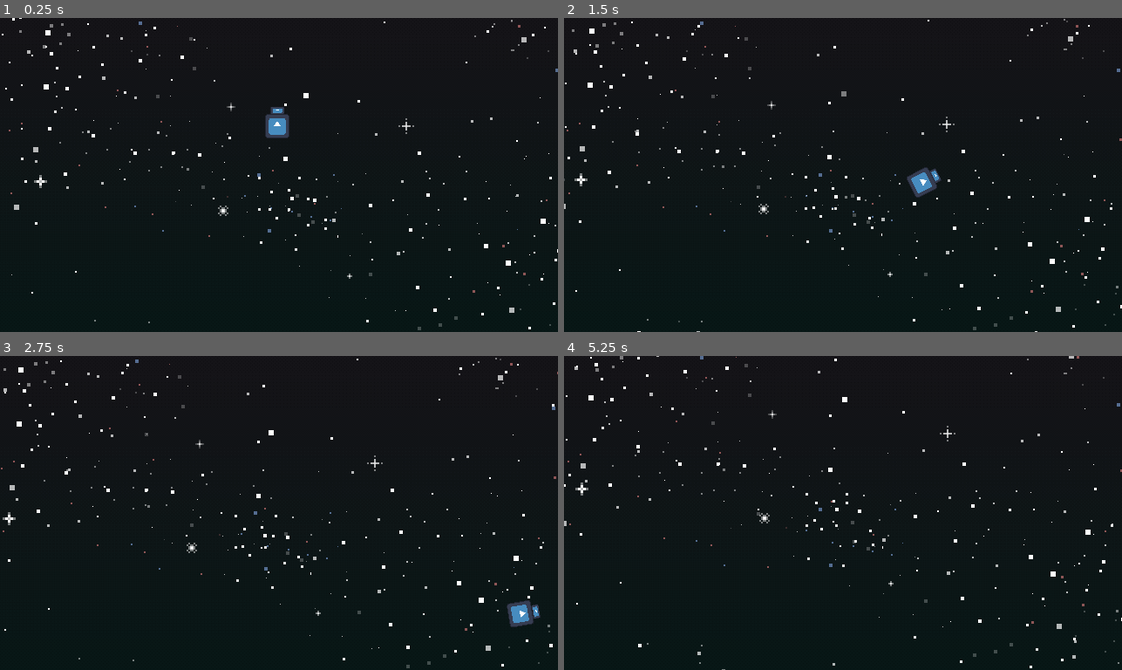
Above: before the commit, frames 1-4 (two rows, left to right).
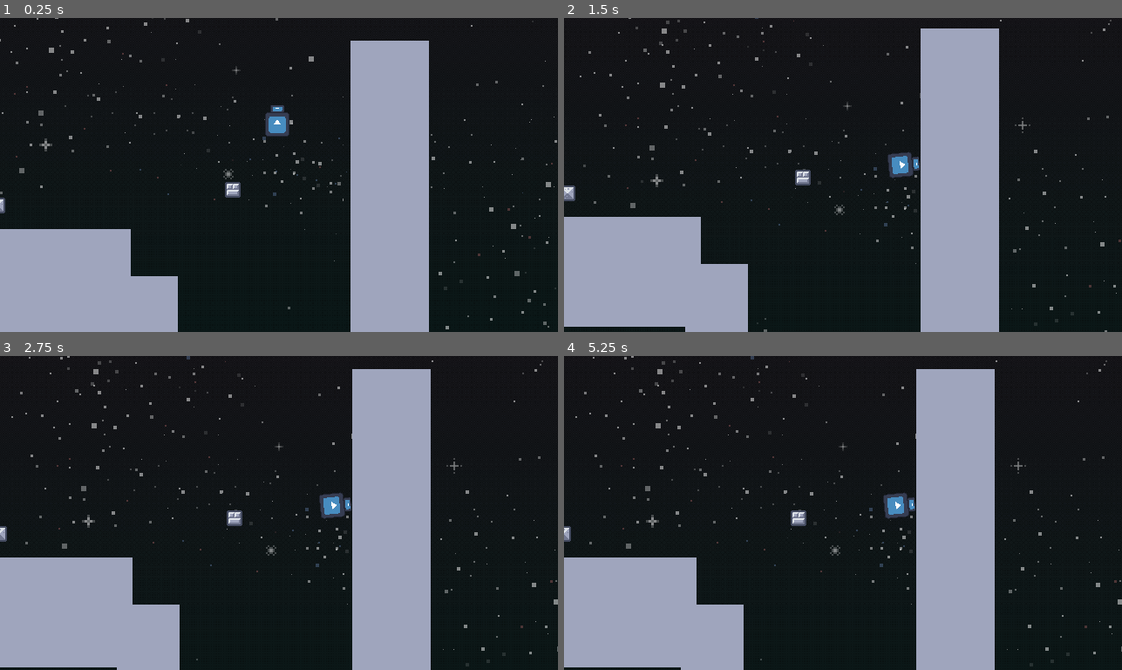
Above: after the commit, the same moments.

Repository: IvanoiuPetrut/touchdown
Game: Godot game, scene res://scenes/game.tscn
Two runs of this game, one before a commit and one after it. Both use one fixed random seed, a clock stepped at 60 frames per second and the inputs below. The engine's default icon, where the game draws it, is replaced by a stand-in: a white triangle on a blue panel in a dark square.
Inputs:
- Up to frame 1 (0.25 s): no input
- Up to frame 2 (1.5 s): hold E (rotate_right) 0.53-1.28 s; hold Space (boost) 0.53-1.28 s; hold Q (rotate_left) from 1.28 s (still down); tap Space (boost) at 1.35 s
- Up to frame 3 (2.75 s): release Q (rotate_left) at 2.03 s; hold E (rotate_right) from 2.03 s (still down); hold Space (boost) from 2.03 s (still down)
- Up to frame 4 (5.25 s): release Space (boost) at 2.78 s; tap Space (boost) at 2.85, 4.35 s; release E (rotate_right) at 3.53 s; hold Space (boost) 3.53-4.28 s; hold Q (rotate_left) from 3.53 s (still down); hold Space (boost) from 5.03 s (still down)

The runs differ from the first frame. In frame 1, 24% of the frame differs, in the area x 0-100%, y 0-100%; in frame 2, 26%; in frame 3, 26%; in frame 4, 26%.

Commit message:
fix: bg follow player

Diff:
--- a/scenes/game.tscn
+++ b/scenes/game.tscn
@@ -1,9 +1,10 @@
-[gd_scene load_steps=6 format=3 uid="uid://ckkxv2wa177uq"]
+[gd_scene load_steps=7 format=3 uid="uid://ckkxv2wa177uq"]
 
 [ext_resource type="Script" uid="uid://cicf7o51mr7vt" path="res://scripts/game_manager.gd" id="1_iywne"]
 [ext_resource type="PackedScene" uid="uid://ff3q6eymtcbm" path="res://scenes/game_ui.tscn" id="1_lbhrr"]
 [ext_resource type="PackedScene" uid="uid://chrsbtyr7g8th" path="res://scenes/player.tscn" id="1_uwrxv"]
 [ext_resource type="PackedScene" uid="uid://d1b3nc4whww66" path="res://scenes/menu_ui.tscn" id="3_p57ef"]
+[ext_resource type="PackedScene" uid="uid://3puw11sl6r4d" path="res://scenes/levels/world_1/level_1.tscn" id="4_p57ef"]
 [ext_resource type="PackedScene" uid="uid://cmvjs4nec4841" path="res://scenes/game_background.tscn" id="5_iywne"]
 
 [node name="GameController" type="Node"]
@@ -12,17 +13,19 @@
 [node name="World2D" type="Node2D" parent="."]
 unique_name_in_owner = true
 
-[node name="Camera2D" type="Camera2D" parent="World2D"]
-position = Vector2(316, -181)
-position_smoothing_enabled = true
-
 [node name="GameBackground" parent="World2D" instance=ExtResource("5_iywne")]
 position = Vector2(-12, -363)
 
 [node name="Player" parent="World2D" instance=ExtResource("1_uwrxv")]
 unique_name_in_owner = true
 z_index = 5
-position = Vector2(314, -229)
+position = Vector2(596, -322)
+
+[node name="Camera2D" type="Camera2D" parent="World2D/Player"]
+position = Vector2(2, 48)
+position_smoothing_enabled = true
+
+[node name="Level1" parent="." instance=ExtResource("4_p57ef")]
 
 [node name="GUI" type="Control" parent="."]
 visible = false
--- a/scenes/game_background.tscn
+++ b/scenes/game_background.tscn
@@ -115,10 +115,12 @@
 
 [node name="Background" type="Sprite2D" parent="."]
 material = SubResource("ShaderMaterial_t5xlc")
-position = Vector2(318, 182)
+position = Vector2(349, 230)
+scale = Vector2(1.40217, 1.40217)
 texture = ExtResource("2_3yisv")
 
 [node name="Node2D" type="Node2D" parent="."]
+modulate = Color(1, 1, 1, 0.490196)
 position = Vector2(333, 185)
 
 [node name="BlueStars" type="Sprite2D" parent="Node2D"]
--- a/scenes/landingPad.tscn
+++ b/scenes/landingPad.tscn
@@ -16,6 +16,7 @@
 color = Color(0.372549, 0.462745, 0.498039, 1)
 
 [node name="LandingPad" type="ColorRect" parent="."]
+visible = false
 offset_left = -100.0
 offset_top = -30.0
 offset_right = 100.0
--- a/scripts/game_background.gd
+++ b/scripts/game_background.gd
@@ -18,6 +18,8 @@
 var base_positions = []
 
 func _ready() -> void:
+	# Set the middle of this node to the player's position
+	_follow_player()
 	# Setup parallax layers with different movement factors
 	parallax_layers = [
 		{"sprite": blue_stars, "factor": 0.02},
@@ -38,6 +40,17 @@
 
 
 func _process(delta: float) -> void:
+	_follow_player()
+	_apply_parallax_effect()
+
+func _follow_player() -> void:
+	if player:
+		position = player.position
+		# Move the node up by half the screen height to center the player
+		position.y -= get_viewport_rect().size.y / 2
+		position.x -= get_viewport_rect().size.x / 2
+
+func _apply_parallax_effect() -> void:
 	if player:
 		# Get player velocity
 		var player_velocity = player.velocity
